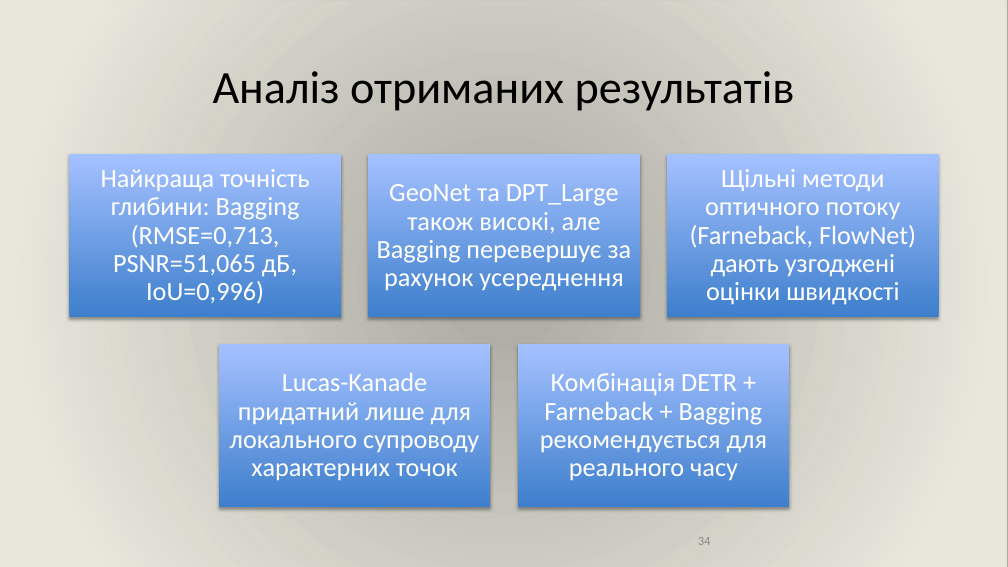
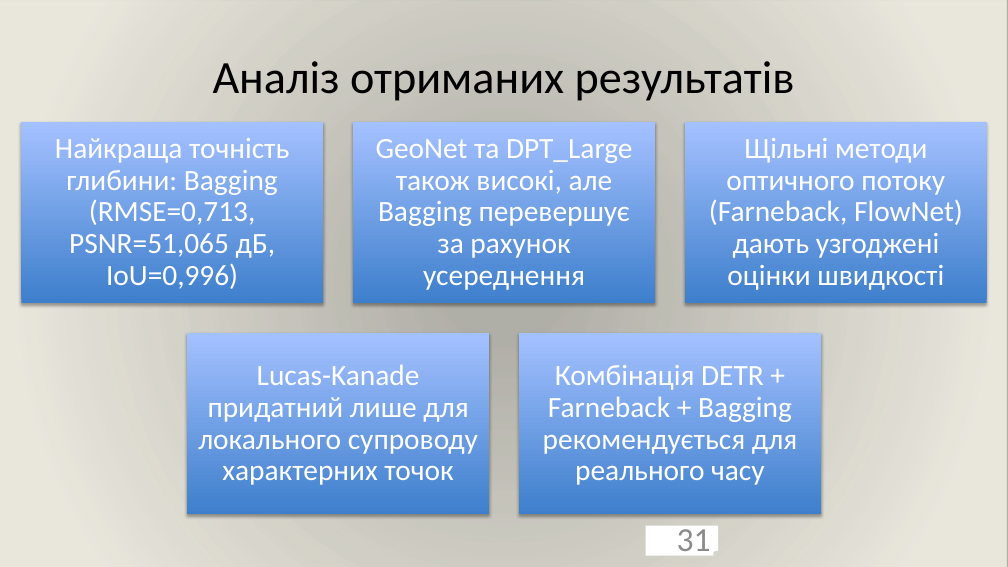
Before and after one commit to ly0wenka/dis_f, a slide deck: slide 31 of dissertation_Kondratov_slides.pptx (slide 34 before the commit). Drawn at 1008x567 pixels with LibreOffice and Linux fonts; fonts in the diff are those of the drawing; background and template pictures are left out; a plain dark background stands for a picture behind light text. Boxes give left, top, right and bottom in pixels: in the first picture for what was removed or moved away, otherwise in the second. Text is boxed around its words. In the diff, an @@ line names an element or a change of style, - is before the commit and + after.

```diff
--- a/dissertation_Kondratov_slides.pptx
+++ b/dissertation_Kondratov_slides.pptx
@@ title "Аналіз отриманих результатів": place and size @@
-title "Аналіз отриманих результатів" at bbox=[213, 71, 795, 111]
+title "Аналіз отриманих результатів" at bbox=[213, 61, 795, 101]
@@ text "Найкраща точність глибини: Bagging (RMSE=0,713, ...": place and size @@
-text "Найкраща точність глибини: Bagging (RMSE=0,713, ..." at bbox=[101, 169, 310, 304]
+text "Найкраща точність глибини: Bagging (RMSE=0,713, ..." at bbox=[55, 138, 289, 289]
@@ rectangle: place and size @@
-rectangle at bbox=[70, 154, 341, 318]
+rectangle at bbox=[21, 122, 323, 302]
@@ text "GeoNet та DPT_Large також високі, ...": place and size @@
-text "GeoNet та DPT_Large також високі, ..." at bbox=[377, 184, 632, 291]
+text "GeoNet та DPT_Large також високі, ..." at bbox=[376, 139, 632, 290]
@@ rectangle: place and size @@
-rectangle at bbox=[368, 154, 640, 318]
+rectangle at bbox=[353, 122, 655, 302]
@@ size 25 to 28 pt; more space between paragraphs in 5 elements at bbox=[198, 364, 478, 485], bbox=[543, 365, 797, 485], bbox=[376, 139, 632, 290], bbox=[55, 138, 289, 289], bbox=[709, 138, 963, 290] @@
@@ text "Щільні методи оптичного потоку (Farneback, ...": place and size @@
-text "Щільні методи оптичного потоку (Farneback, ..." at bbox=[690, 169, 916, 305]
+text "Щільні методи оптичного потоку (Farneback, ..." at bbox=[709, 138, 963, 290]
@@ rectangle: place and size @@
-rectangle at bbox=[667, 154, 938, 318]
+rectangle at bbox=[685, 122, 987, 302]
@@ text "Lucas-Kanade придатний лише для локального ...": place and size @@
-text "Lucas-Kanade придатний лише для локального ..." at bbox=[230, 373, 479, 480]
+text "Lucas-Kanade придатний лише для локального ..." at bbox=[198, 364, 478, 485]
@@ rectangle: place and size @@
-rectangle at bbox=[219, 345, 490, 508]
+rectangle at bbox=[188, 333, 489, 514]
@@ text "Комбінація DETR + Farneback + ...": place and size @@
-text "Комбінація DETR + Farneback + ..." at bbox=[540, 373, 767, 480]
+text "Комбінація DETR + Farneback + ..." at bbox=[543, 365, 797, 485]
@@ rectangle: place and size @@
-rectangle at bbox=[518, 345, 789, 508]
+rectangle at bbox=[520, 333, 821, 514]
@@ page number added at bbox=[646, 526, 718, 556], fill #FFFFFF, outline #000000 2 pt, 32 pt, text #8C8C8C @@
+31
@@ page number removed at bbox=[698, 537, 711, 545] @@
-34
```
Also in this commit, not shown: 34 other slides changed, 6 slides removed.
